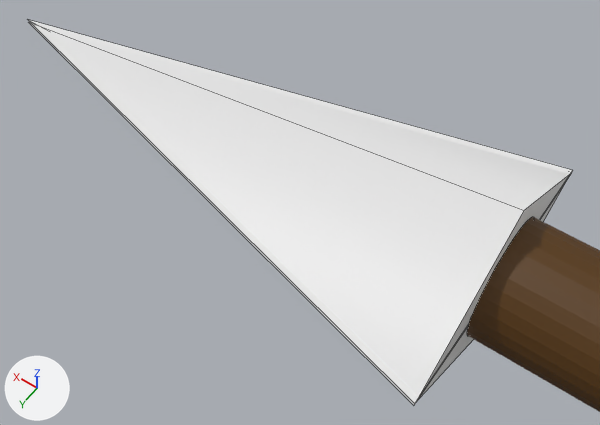
An edit to the Blender file Assets/Prefabs/spear.blend, drawn before and after from the same camera.
Both versions are drawn from a 50 mm camera at (5.69, 1.45, 3.05) aimed at (6.7, 0.04, 0.83). Arrows for +X, +Y and +Z are at lower left; the lights stay in place. Mesh edges are drawn as thin lines.

In view in the first picture: 'BladeSide.002', 'BladeTip', 'Cylinder'.
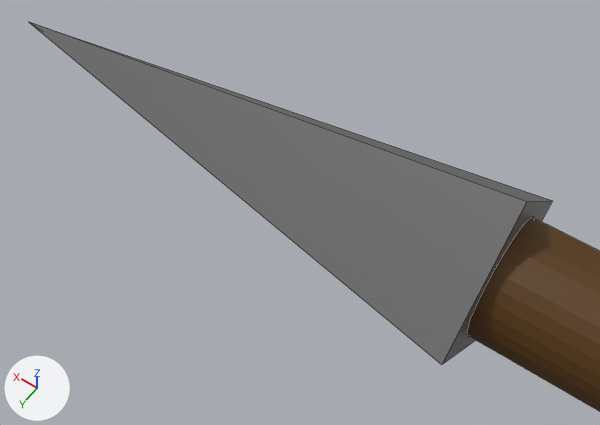
Boxes (x1, y1, x2, y2) around the edits, measured in the pictures (600 x 425 px):
```json
{"object": "BladeTip", "change": "deleted", "before": [28, 22, 571, 405]}
{"object": "SpearPoint", "change": "added", "after": [29, 22, 552, 365]}
{"object": "BladeSide.002", "change": "deleted", "before": [28, 20, 573, 404]}
```

The change, as JSON lines over the scene's bpy script:
```json
{"op": "add", "block": "mat_metal", "code": ["mat_metal = principled_material('Metal')", "mat_metal.base_color = (0.276, 0.276, 0.276)  # grey #8f8f8f", "mat_metal.metallic = 0.7", "mat_metal.roughness = 0.3"]}
{"op": "add", "block": "me_cube", "code": ["me_cube = bpy.data.meshes.new('Cube')", "me_cube.from_pydata([(-1.0, -1.0, -1.0), (0.0, 0.0, 1.0), (-1.0, 1.0, -1.0), (1.0, -1.0, -1.0), (1.0, 1.0, -1.0)], [], [(0, 1, 2), (2, 1, 4), (4, 1, 3), (3, 1, 0), (2, 4, 3, 0)])", "me_cube.materials.append(mat_metal)  # grey #8f8f8f"]}
{"op": "remove", "block": "ob_bladeside_002", "code": ["ob_bladeside_002 = bpy.data.objects.new('BladeSide.002', me_cube_011)", "ob_bladeside_002.location = (7.0, 0.0, -0.489)", "ob_bladeside_002.rotation_euler = (3.142, 0.0, 0.0)  # degrees (180, 0, 0)", "ob_bladeside_002.scale = (1.0, 0.5, 1.5)"]}
{"op": "remove", "block": "ob_bladetip", "code": ["ob_bladetip = bpy.data.objects.new('BladeTip', me_cube_009)", "ob_bladetip.location = (7.0, 0.0, 2.497)", "ob_bladetip.scale = (1.0, 0.5, 1.5)"]}
{"op": "add", "block": "ob_spearpoint", "code": ["ob_spearpoint = bpy.data.objects.new('SpearPoint', me_cube)", "ob_spearpoint.location = (7.0, 0.0, 1.0)", "ob_spearpoint.rotation_euler = (1.571, 2.356, 1.571)  # degrees (90, 135, 90)", "ob_spearpoint.scale = (0.25, 0.25, 1.0)"]}
```
